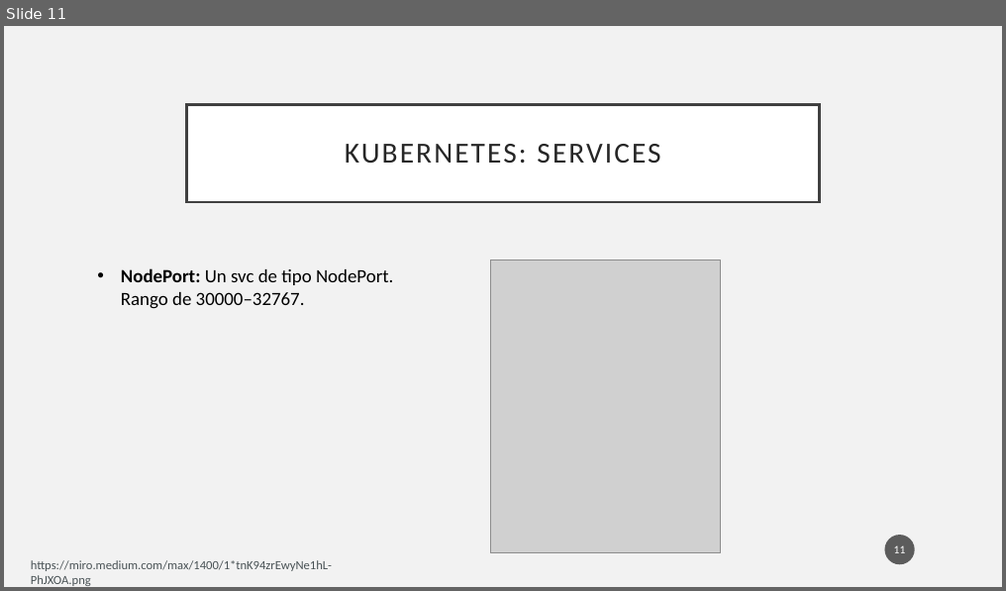
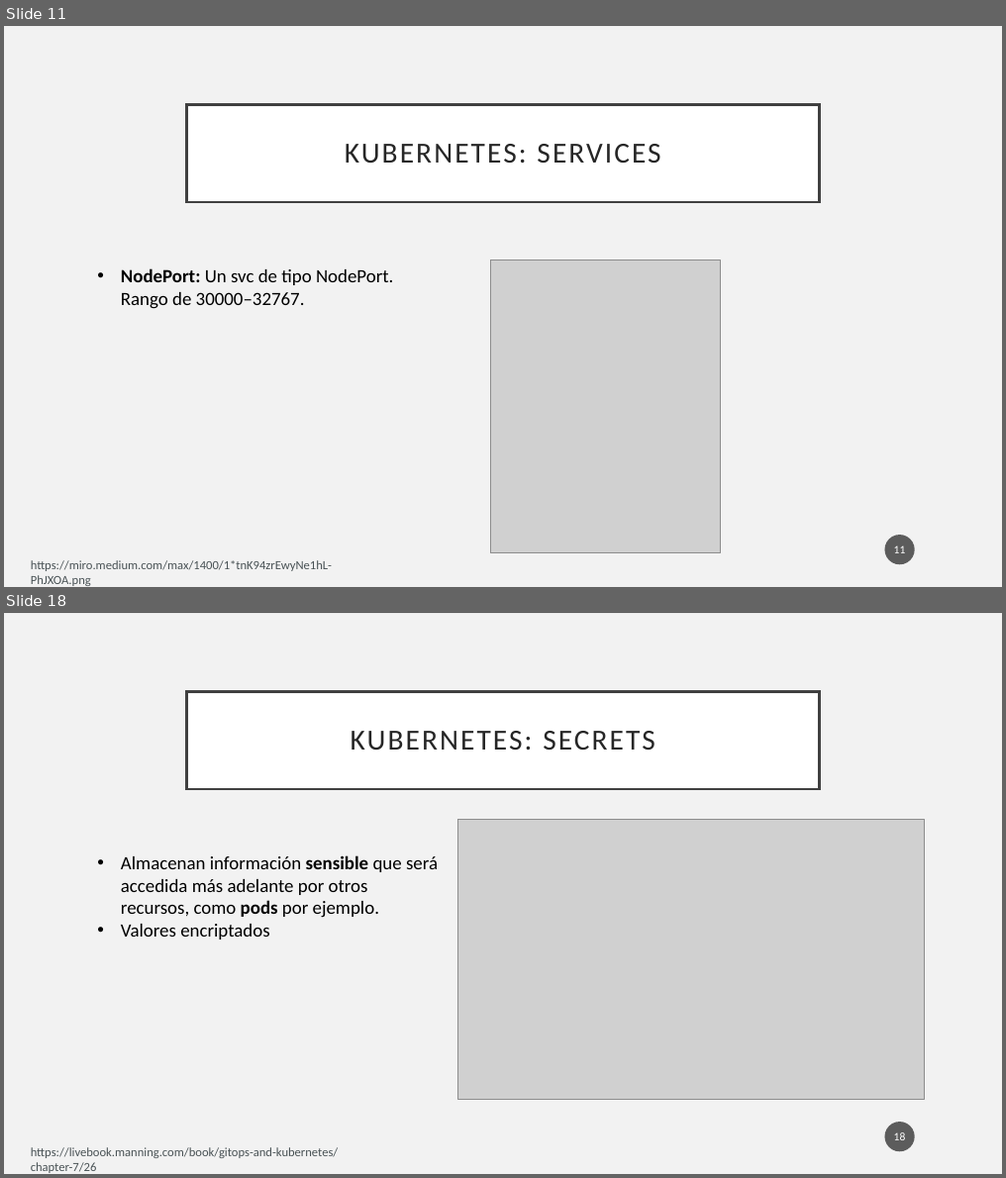
Before and after one commit to pablodevrzmz/python-docker-k8s-workshop, a slide deck: week 3/week_3.pptx. Shown one above the other, each under a label of ours: slide 11 before the commit, slides 11 and 18 after it; the slides between them are not shown. The pictures are 1006x591 and 1006x1178 pixels, drawn with LibreOffice and Linux fonts; fonts in the diff are those of the drawing; grey boxes stand for pictures. Boxes give left, top, right and bottom in pixels: in the first picture for what was removed or moved away, otherwise in the second. Text is boxed around its words. In the diff, an @@ line names an element or a change of style, - is before the commit and + after.

```diff
--- a/week 3/week_3.pptx
+++ b/week 3/week_3.pptx
@@ slide 18 added at [4,613,1002,1174], background #F2F2F2 @@
@@ title added at [187,691,819,789], fill #FFFFFF, outline #404040 2.5 pt, 28 pt, text #262626 @@
+KUBERNETES: SECRETS
@@ picture added at [457,820,924,1100] @@
@@ text added at [121,856,438,940], 18 pt, text #000000 @@
+• Almacenan información sensible que será accedida más adelante por otros recursos, como pods por ejemplo.
+• Valores encriptados
@@ page number added at [885,1122,915,1152], fill #1D1D1D at 70% opacity, 11 pt, text #FFFFFF @@
+18
@@ text added at [31,1148,339,1173], 12 pt, text #4A5356 @@
+https://livebook.manning.com/book/gitops-and-kubernetes/chapter-7/26
```
Also in this commit, not shown: 12 other slides added, 27 slides removed, 13 other files.
